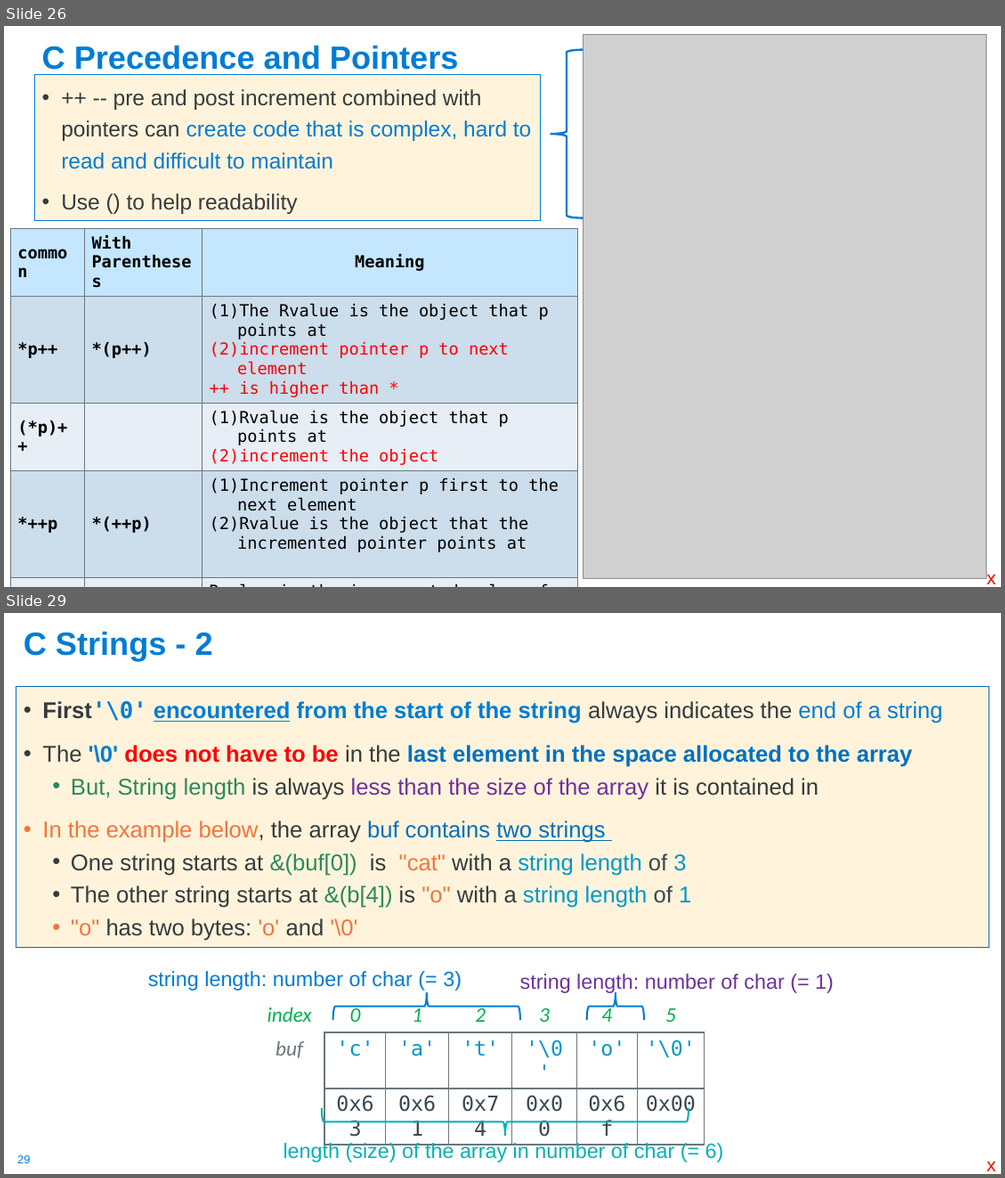
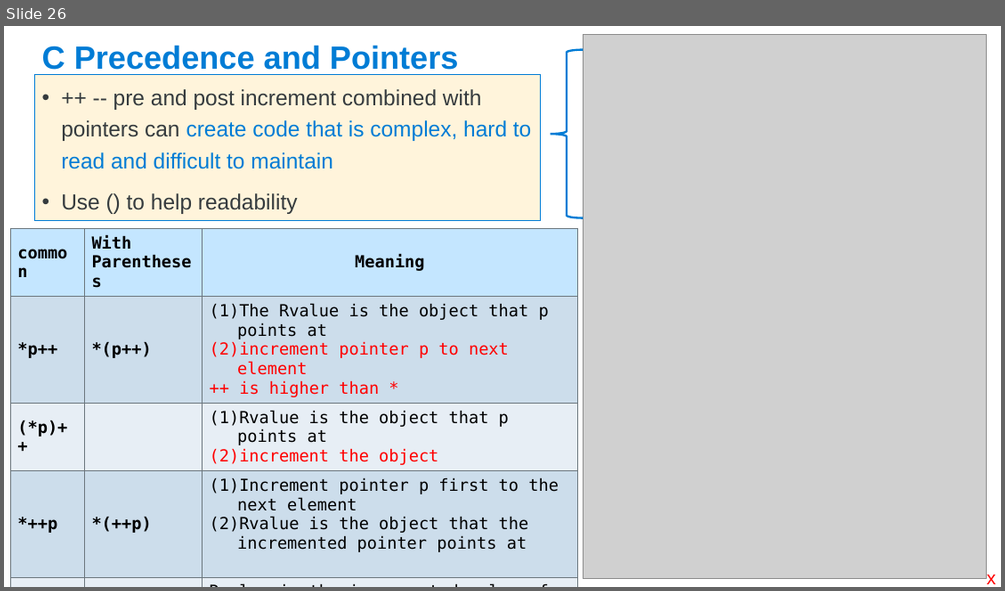
Before and after one commit to cse30-sp24/Muller-Slides, a slide deck: Lecture-6.pptx. Shown one above the other, each under a label of ours: slides 26 and 29 before the commit, slide 26 after it; the slides between them are not shown. The pictures are 1005x1178 and 1005x591 pixels, drawn with LibreOffice and Linux fonts; fonts in the diff are those of the drawing; grey boxes stand for pictures. Boxes give left, top, right and bottom in pixels: in the first picture for what was removed or moved away, otherwise in the second. Text is boxed around its words. In the diff, an @@ line names an element or a change of style, - is before the commit and + after.

```diff
--- a/Lecture-6.pptx
+++ b/Lecture-6.pptx
@@ slide 29 removed at (x1=4, y1=613, x2=1001, y2=1174), background #FFFFFF; not listed: 1 template element that a slide beside it also shows @@
@@ title removed at (x1=24, y1=631, x2=213, y2=661) @@
-C Strings - 2
@@ text removed at (x1=16, y1=687, x2=989, y2=948) @@
-• First'\0' encountered from the start of the string always indicates the end of a string
-• The '\0' does not have to be in the last element in the space allocated to the array
-  • But, String length is always less than the size of the array it is contained in
-• In the example below, the array buf contains two strings
-  • One string starts at &(buf[0]) is "cat" with a string length of 3
-  • The other string starts at &(b[4]) is "o" with a string length of 1
-  • "o" has two bytes: 'o' and '\0'
@@ text removed at (x1=148, y1=971, x2=461, y2=990) @@
-string length: number of char (= 3)
@@ text removed at (x1=520, y1=973, x2=833, y2=993) @@
-string length: number of char (= 1)
@@ table removed at (x1=254, y1=999, x2=704, y2=1119), 3 rows, 7 columns @@
-index | 0 | 1 | 2 | 3 | 4 | 5
-buf | 'c' | 'a' | 't' | '\0' | 'o' | '\0'
- | 0x63 | 0x61 | 0x74 | 0x00 | 0x6f | 0x00
@@ left brace removed at (x1=333, y1=992, x2=520, y2=1020) @@
@@ left brace removed at (x1=587, y1=993, x2=644, y2=1021) @@
@@ left brace removed at (x1=322, y1=1108, x2=689, y2=1135) @@
@@ text removed at (x1=283, y1=1142, x2=724, y2=1162) @@
-length (size) of the array in number of char (= 6)
@@ text removed at (x1=987, y1=1161, x2=995, y2=1171) @@
-x
```
Also in this commit, not shown: 9 slides changed, 51 other slides removed, 4 other files.
